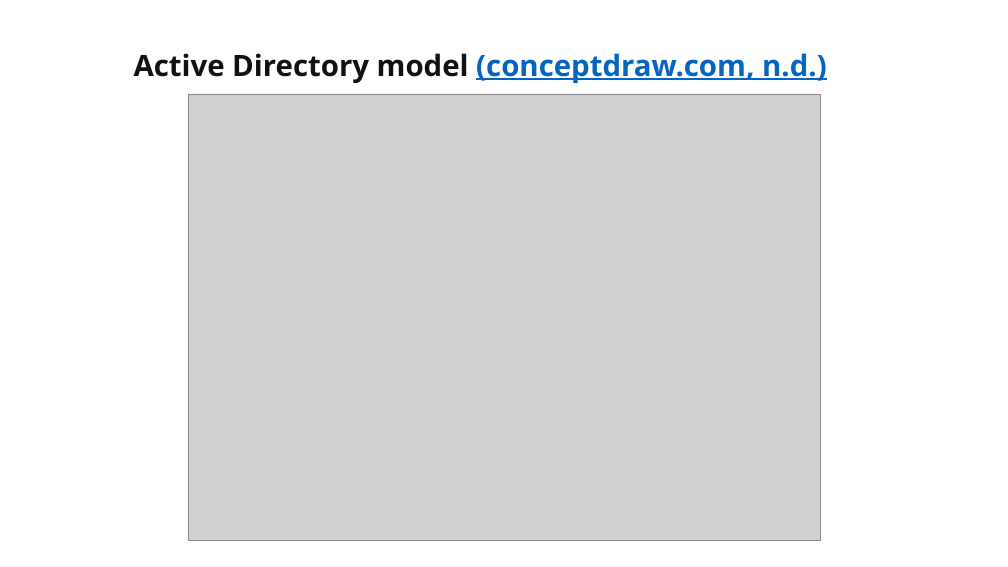
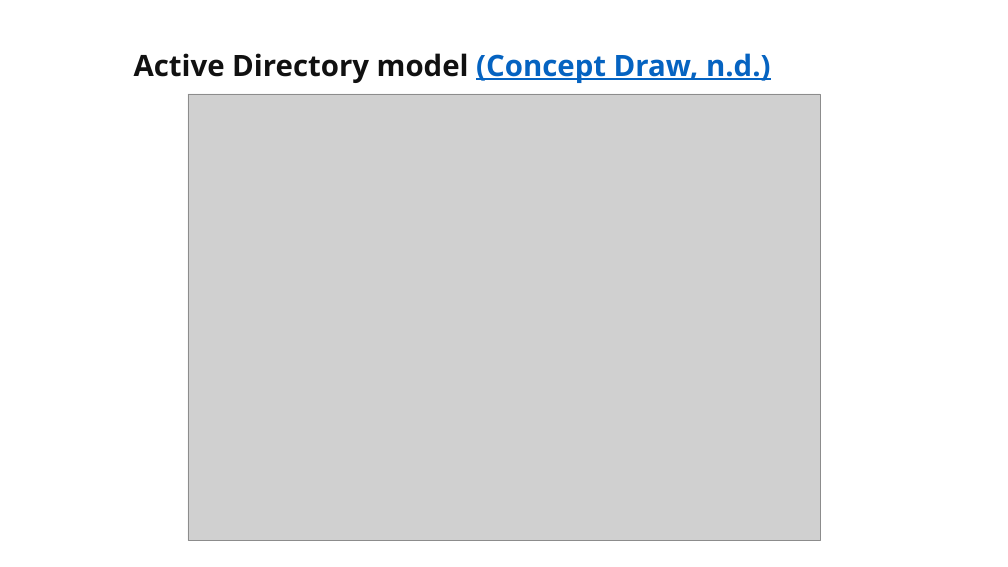
Before and after one commit to martymcflywa/ecu, a slide deck: slide 18 of year_1/sem_2/CSI1101_computer_security/0b_assignment_2_[22MAY15_0900]/dev/CSI1101_PONCE_A2_v03.pptx. Drawn at 1008x567 pixels with LibreOffice and Linux fonts; fonts in the diff are those of the drawing; grey boxes stand for pictures. Boxes give left, top, right and bottom in pixels: in the first picture for what was removed or moved away, otherwise in the second. Text is boxed around its words. In the diff, an @@ line names an element or a change of style, - is before the commit and + after.

```diff
--- a/year_1/sem_2/CSI1101_computer_security/0b_assignment_2_[22MAY15_0900]/dev/CSI1101_PONCE_A2_v03.pptx
+++ b/year_1/sem_2/CSI1101_computer_security/0b_assignment_2_[22MAY15_0900]/dev/CSI1101_PONCE_A2_v03.pptx
@@ title at (134, 53, 771, 83): text changed; text colour #0563C1 to #111111 @@
-Active Directory model (conceptdraw.com, n.d.)
+Active Directory model (Concept Draw, n.d.)
```
Also in this commit, not shown: 9 other slides changed, 1 slide added.
